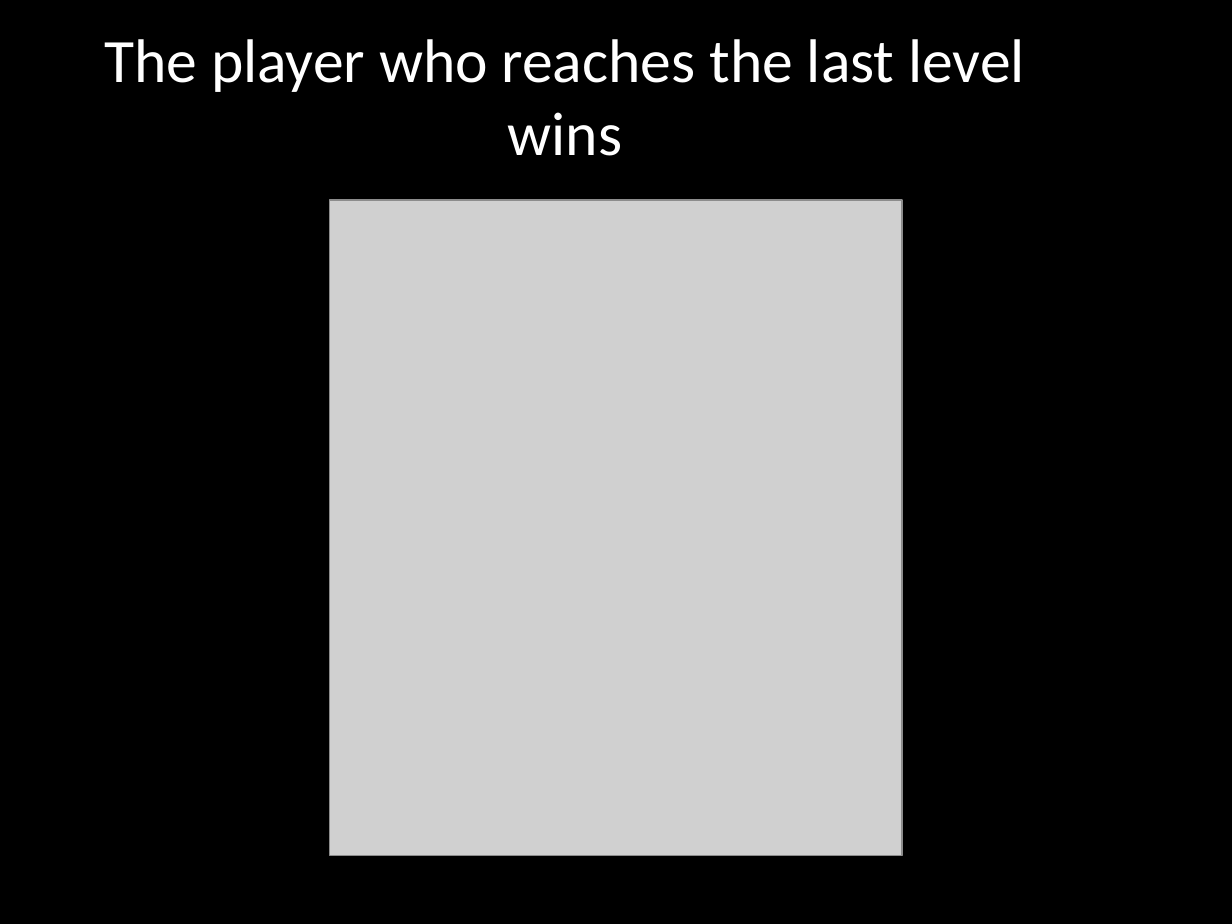
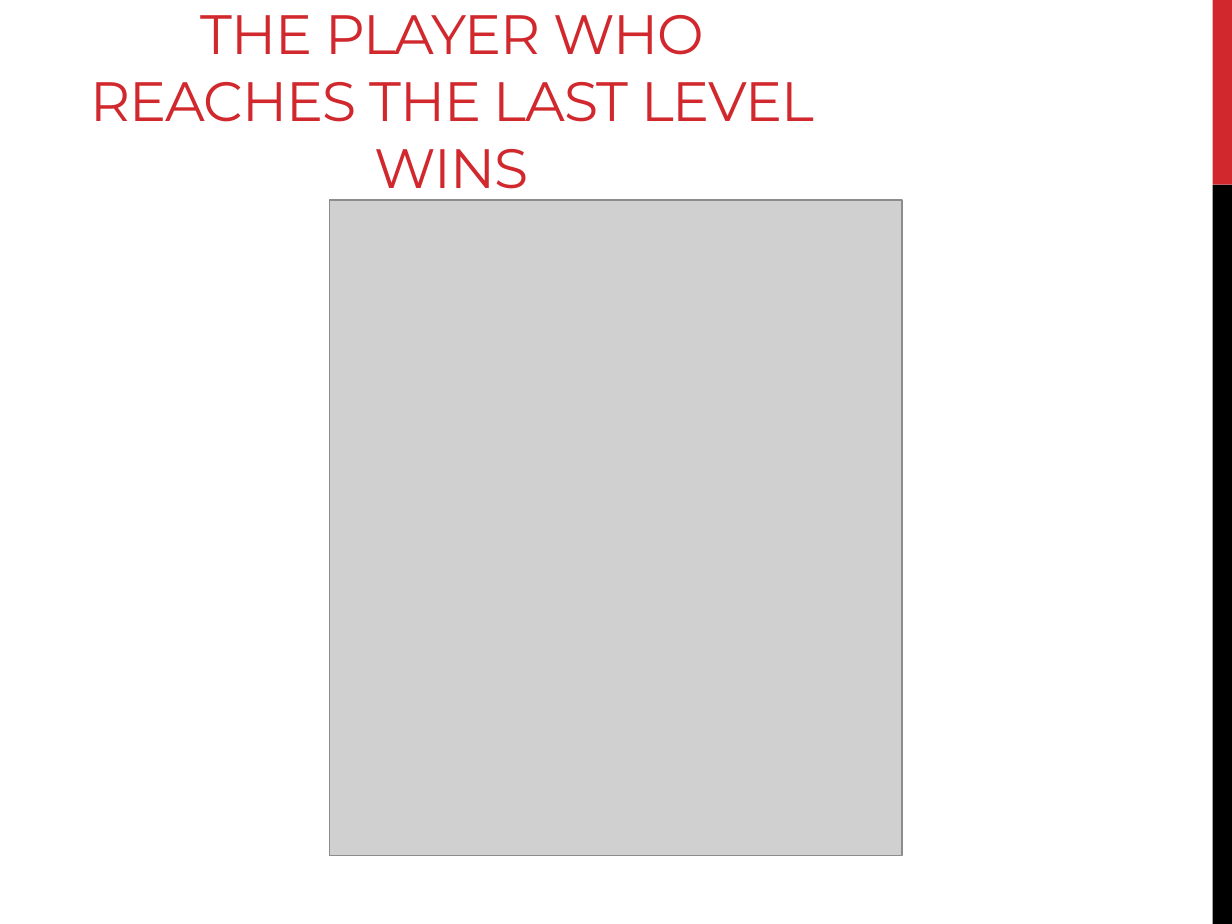
Before and after one commit to peterhoang/Super-Duper-Game, a slide deck: slide 16 of The Super-Awesome Game Deck.pptx. Drawn at 1232x924 pixels with LibreOffice and Linux fonts; fonts in the diff are those of the drawing; grey boxes stand for pictures; background and template pictures are left out. Boxes give left, top, right and bottom in pixels: in the first picture for what was removed or moved away, otherwise in the second. Text is boxed around its words. In the diff, an @@ line names an element or a change of style, - is before the commit and + after.

Commit message:
Changed the PP theme.

```diff
--- a/The Super-Awesome Game Deck.pptx
+++ b/The Super-Awesome Game Deck.pptx
@@ background picture (left out) to #FFFFFF @@
@@ rectangle removed at bbox=[0, 0, 1232, 924] @@
@@ title at bbox=[91, 15, 814, 201]: text changed; size 36 to 32.4 pt; font Calibri to Montserrat; text colour #FFFFFF to #D1282E @@
-The player who reaches the last level wins
+THE PLAYER WHO REACHES THE LAST LEVEL WINS
@@ rectangle added at bbox=[1212, 0, 1232, 185], fill #D1282E @@
@@ rectangle added at bbox=[1212, 185, 1232, 924], fill #000000 @@
```
Also in this commit, not shown: 28 other slides changed.
